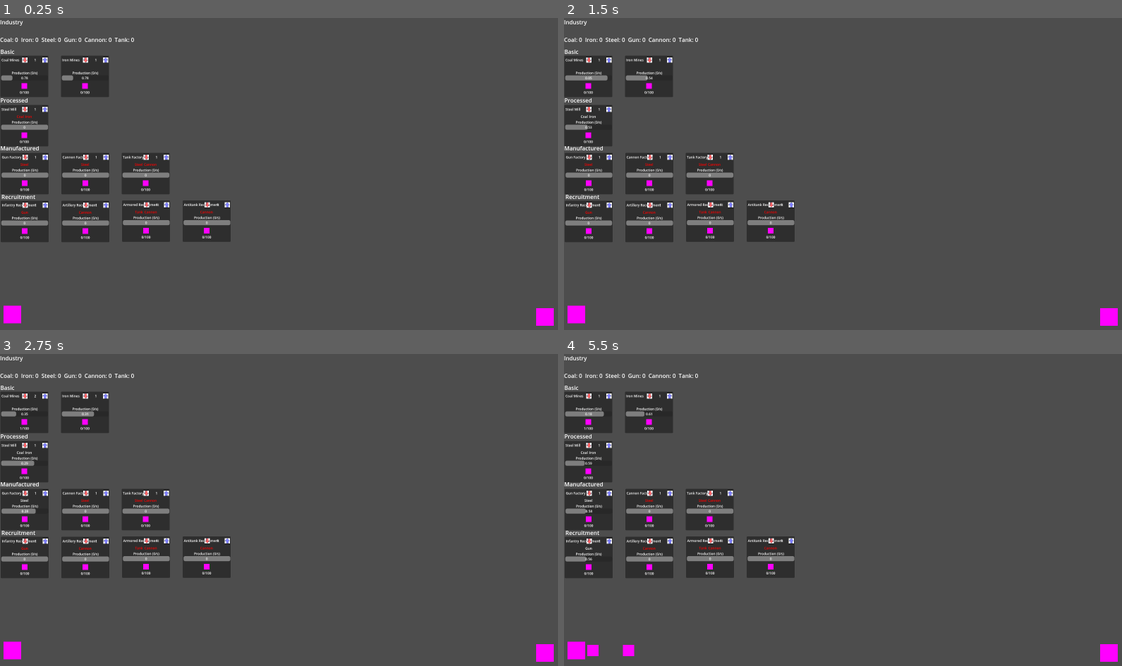
Above: before the commit, frames 1-4 (two rows, left to right).
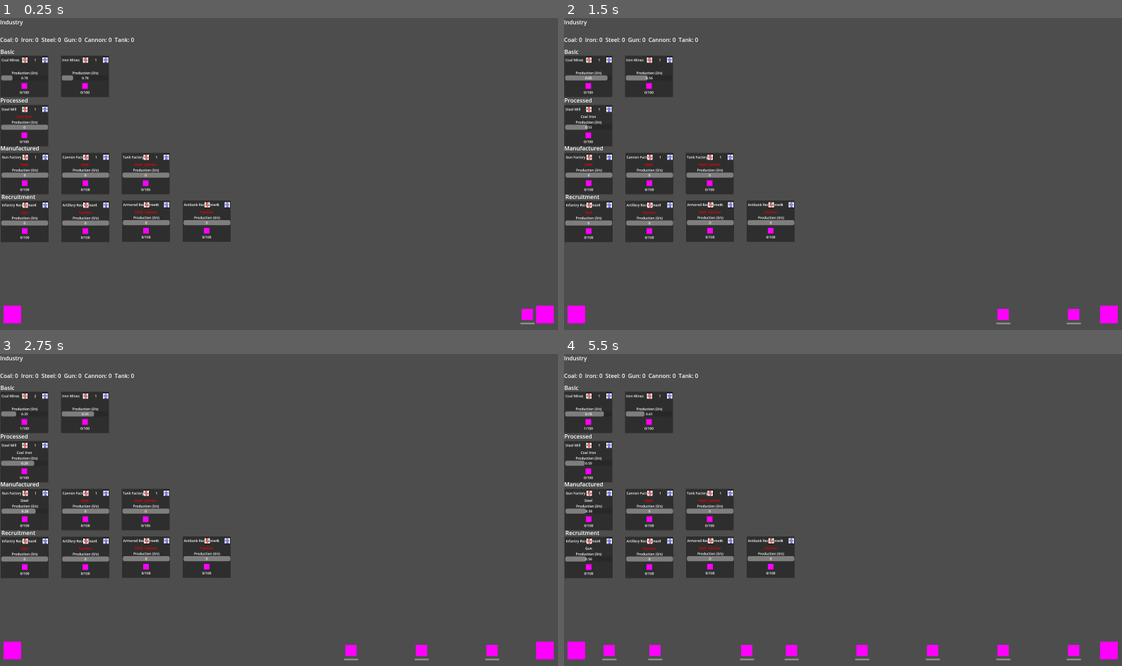
Above: after the commit, the same moments.

Repository: dwlee0802/AttritionWarfare
Game: Godot game, scene res://Scenes/game.tscn
Two runs of this game, one before a commit and one after it. Both use one fixed random seed, a clock stepped at 60 frames per second and the inputs below.
Inputs (mouse positions are in pixels of both pictures, inside the frame that each line leads up to):
- Up to frame 1 (0.25 s): no input
- Up to frame 2 (1.5 s): click (608, 58) at 0.52 s; click (586, 58) at 1.27 s
- Up to frame 3 (2.75 s): click (44, 394) at 2.02 s
- Up to frame 4 (5.5 s): click (586, 394) at 2.77 s; click (608, 394) at 3.52 s; click (586, 394) at 4.27 s

The runs differ from the first frame. In frame 1, 0.2% of the frame differs, in the area x 93-100%, y 92-99%; in frame 2, 0.2%; in frame 3, 0.3%; in frame 4, 1.0%, in the area x 4-100%, y 92-99%.

Commit message:
Made attacks projectile based. Added HP bars to units.

Diff:
--- a/Scenes/Unit.tscn
+++ b/Scenes/Unit.tscn
@@ -31,4 +31,12 @@
 [node name="AttackTimer" type="Timer" parent="."]
 process_callback = 0
 
+[node name="HPProgressBar" type="ProgressBar" parent="."]
+offset_left = -20.0
+offset_top = 23.0
+offset_right = 21.0
+offset_bottom = 28.0
+value = 100.0
+show_percentage = false
+
 [connection signal="timeout" from="AttackTimer" to="." method="_on_attack_timer_timeout"]
--- a/Scenes/game.tscn
+++ b/Scenes/game.tscn
@@ -286,7 +286,6 @@
 
 [node name="PlayerHQ" type="StaticBody2D" parent="World"]
 position = Vector2(-213, -10)
-collision_layer = 0
 collision_mask = 0
 script = ExtResource("5_ajpi1")
 
@@ -297,11 +296,12 @@
 texture = SubResource("PlaceholderTexture2D_r7yqw")
 
 [node name="EnemyHQ" type="StaticBody2D" parent="World"]
-position = Vector2(1297, -3)
-collision_layer = 0
+position = Vector2(1297, -10)
+collision_layer = 2
 collision_mask = 0
 script = ExtResource("5_ajpi1")
 isPlayerHQ = false
+autoSpawn = true
 
 [node name="CollisionShape2D" type="CollisionShape2D" parent="World/EnemyHQ"]
 shape = SubResource("RectangleShape2D_4wbwj")
@@ -310,7 +310,6 @@
 texture = SubResource("PlaceholderTexture2D_r7yqw")
 
 [node name="SpawnTimer" type="Timer" parent="World/EnemyHQ"]
-wait_time = 2.0
 autostart = true
 
-[connection signal="timeout" from="World/EnemyHQ/SpawnTimer" to="World/EnemyHQ" method="_on_spawn_timer_timeout"]
+[connection signal="timeout" from="World/EnemyHQ/SpawnTimer" to="World/EnemyHQ" method="SpawnUnit" binds= [0]]
--- /dev/null
+++ b/Scenes/projectile.gd
@@ -0,0 +1,31 @@
+extends RigidBody2D
+class_name Projectile
+
+@export var isPlayer: bool = true
+var damage: int = 0
+
+var piercing: int = 1
+
+
+func _ready():
+	SetPlayerUnit(isPlayer)
+
+
+func SetPlayerUnit(val):
+	isPlayer = val
+
+	if !isPlayer:
+		linear_velocity = Vector2(-800, -200)
+		$Area2D.collision_mask = 1
+	else:
+		linear_velocity = Vector2(800, -200)
+
+
+func _on_area_2d_body_entered(body):
+	print("hit " + body.name)
+
+	if piercing > 0:
+		if body is Unit:
+			body.ReceiveHit(damage)
+			piercing -= 1
+	queue_free()
--- /dev/null
+++ b/Scenes/projectile.tscn
@@ -0,0 +1,30 @@
+[gd_scene load_steps=4 format=3 uid="uid://c7hsqsl03cnh5"]
+
+[ext_resource type="Script" path="res://Scenes/projectile.gd" id="1_linx1"]
+
+[sub_resource type="PlaceholderTexture2D" id="PlaceholderTexture2D_okxeq"]
+size = Vector2(10, 10)
+
+[sub_resource type="CircleShape2D" id="CircleShape2D_kdurv"]
+radius = 6.0
+
+[node name="Projectile" type="RigidBody2D"]
+collision_layer = 0
+collision_mask = 0
+linear_velocity = Vector2(1000, -100)
+script = ExtResource("1_linx1")
+isPlayer = false
+
+[node name="Sprite2D" type="Sprite2D" parent="."]
+texture = SubResource("PlaceholderTexture2D_okxeq")
+
+[node name="Area2D" type="Area2D" parent="."]
+collision_layer = 0
+collision_mask = 2
+monitorable = false
+
+[node name="CollisionShape2D" type="CollisionShape2D" parent="Area2D"]
+shape = SubResource("CircleShape2D_kdurv")
+
+[connection signal="body_entered" from="." to="." method="_on_body_entered"]
+[connection signal="body_entered" from="Area2D" to="." method="_on_area_2d_body_entered"]
--- a/Scripts/HQ.gd
+++ b/Scripts/HQ.gd
@@ -4,10 +4,13 @@
 var unitScene = load("res://Scenes/Unit.tscn")
 @export var isPlayerHQ: bool = true
 
+@export var autoSpawn: bool = false
+
 
 # Called when the node enters the scene tree for the first time.
 func _ready():
-	pass # Replace with function body.
+	if autoSpawn:
+		SpawnUnit(0)
 
 
 # Called every frame. 'delta' is the elapsed time since the previous frame.
--- a/Scripts/Nation.gd
+++ b/Scripts/Nation.gd
@@ -31,7 +31,7 @@
 
 	if amount <= industries[type].stockpile:
 		industries[type].stockpile -= amount
-		print("consumed " + Enums.GoodTypeToString(type) + " amount: " + str(amount))
+		#print("consumed " + Enums.GoodTypeToString(type) + " amount: " + str(amount))
 		return true
 	else:
 		return false
--- a/Scripts/Unit.gd
+++ b/Scripts/Unit.gd
@@ -3,10 +3,13 @@
 
 static var damagePopup = preload("res://Scenes/damage_popup.tscn")
 
+static var bulletScene = preload("res://Scenes/projectile.tscn")
+
 var hitPoints: int = 100
-var speed : int = 100
-var isPlayerUnit: bool = true
-var attackRange: int = 150
+@onready var hitPointBar: ProgressBar = $HPProgressBar
+@export var speed : int = 200
+@export var isPlayerUnit: bool = true
+var attackRange: int = 500
 @onready var attackArea: Area2D = $AttackArea
 var attackTarget
 var minDamage: int = 20
@@ -18,6 +21,12 @@
 
 func _ready():
 	attackArea.get_node("CollisionShape2D").shape.size = Vector2(attackRange, 20)
+	SetPlayerUnit(isPlayerUnit)
+	hitPointBar.max_value = hitPoints
+
+
+func _process(delta):
+	hitPointBar.value = hitPoints
 
 
 func SetPlayerUnit(val):
@@ -81,4 +90,7 @@
 
 
 func _on_attack_timer_timeout():
-	attackTarget.ReceiveHit(randi_range(minDamage, maxDamage))
+	var newBullet: Projectile = bulletScene.instantiate()
+	newBullet.SetPlayerUnit(isPlayerUnit)
+	newBullet.damage = randi_range(minDamage, maxDamage)
+	add_child(newBullet)
